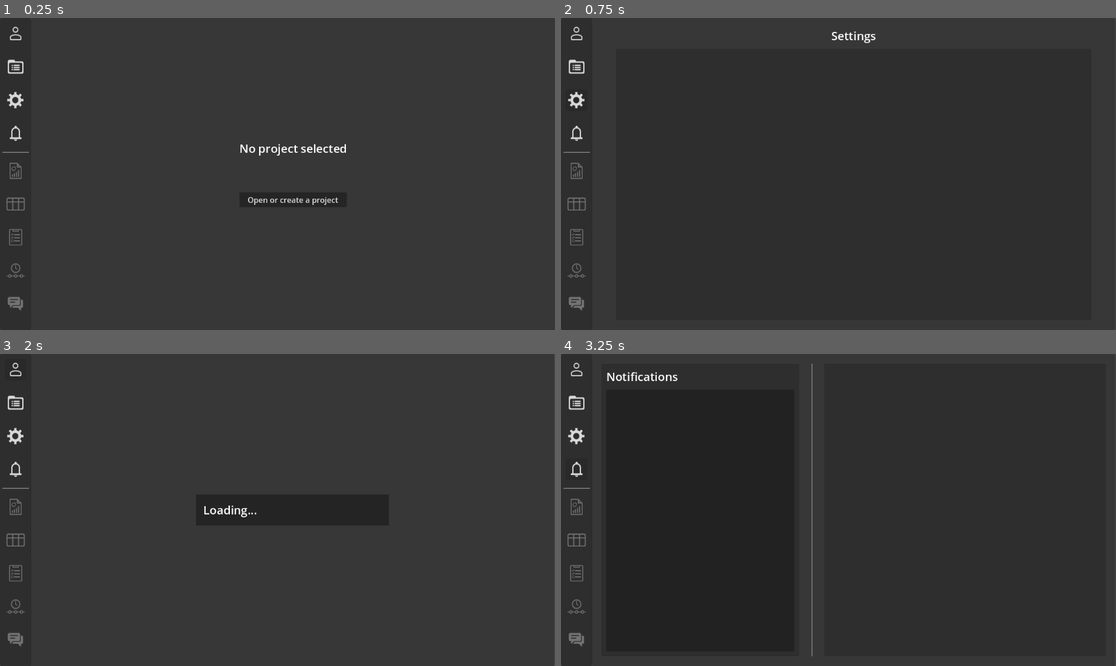
Above: before the commit, frames 1-4 (two rows, left to right).
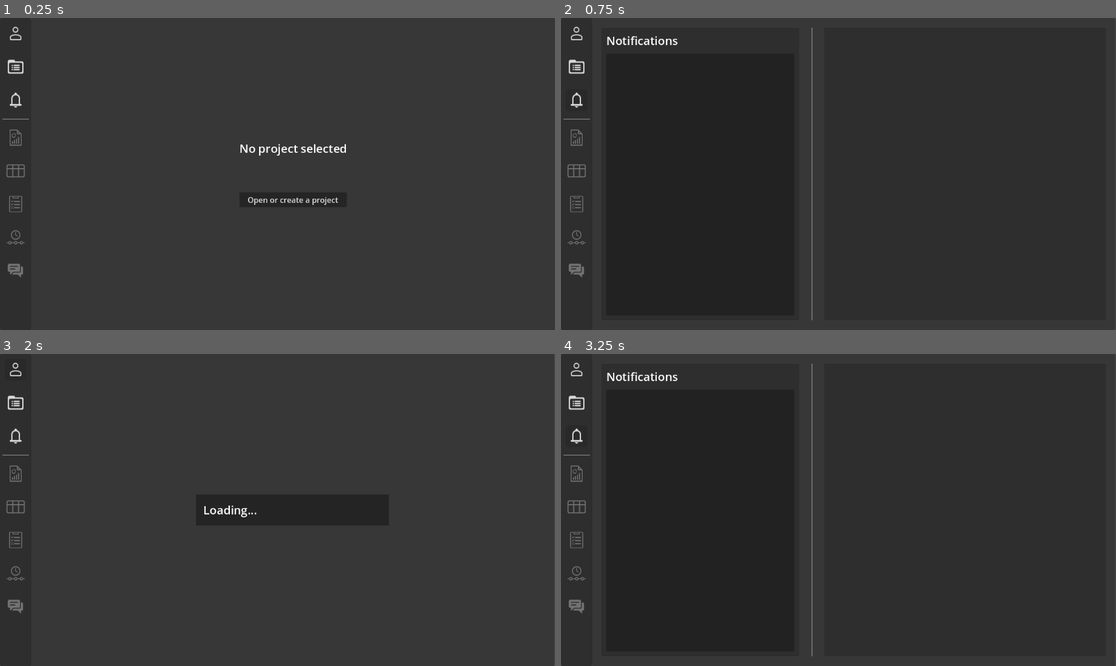
Above: after the commit, the same moments.

Repository: Z1HEd/ProjectManager
Game: Godot game, scene res://Scenes/Screens/MainMenu.tscn
The game is run twice, just before and just after one commit, with the same random seed, the same clock (stepped at 60 frames per second) and the same inputs. This scene is started directly instead of the project's main scene.
Inputs (mouse positions are in pixels of both pictures, inside the frame that each line leads up to; where the layout moved, square brackets give the same spot in the first picture):
- Up to frame 1 (0.25 s): no input
- Up to frame 2 (0.75 s): click (577, 99) at 0.52 s
- Up to frame 3 (2 s): click (16, 369) at 1.25 s
- Up to frame 4 (3.25 s): click (577, 403) at 2 s; click (577, 435) [577, 469] at 2.75 s

The runs differ from the first frame. In frame 1, 0.6% of the frame differs, in the area x 0-6%, y 23-94%; in frame 2, 1.1%, in the area x 0-57%, y 3-97%; in frame 3, 0.6%; in frame 4, 0.6%.
Error in both runs: Invalid access to property or key 'on_fail' on a base object of type 'Dictionary'. (res://Scripts/Singletons/FirebaseManager.gd:52)

Commit message:
role change/kick notifications

Diff:
--- a/Scenes/Screens/MainMenu.tscn
+++ b/Scenes/Screens/MainMenu.tscn
@@ -10,7 +10,6 @@
 [ext_resource type="PackedScene" uid="uid://2ekwb5hb6y03" path="res://Scenes/Tabs/UserProfile.tscn" id="8_lvwqe"]
 [ext_resource type="PackedScene" uid="uid://biih5ep85lxbm" path="res://Scenes/Tabs/TaskList.tscn" id="9_4dij5"]
 [ext_resource type="PackedScene" uid="uid://be2eddut3my3o" path="res://Scenes/Tabs/Overview.tscn" id="10_kpgju"]
-[ext_resource type="PackedScene" uid="uid://cs7q0aknfj3xt" path="res://Scenes/Tabs/Settings.tscn" id="11_kpgju"]
 [ext_resource type="PackedScene" uid="uid://iuqpwkl2il1q" path="res://Scenes/Tabs/CreateProject.tscn" id="12_3oy6j"]
 [ext_resource type="PackedScene" uid="uid://c7gxr345rrlex" path="res://Scenes/Tabs/Notifications.tscn" id="13_cc4ve"]
 
@@ -44,10 +43,6 @@
 tab = NodePath("../../../../TabArea/UnactiveTabs/ProjectsList")
 menu = NodePath("../../../../..")
 
-[node name="Settings" parent="HBoxContainer/Dashboard/VBoxContainer/MarginContainer3" index="0" node_paths=PackedStringArray("tab", "menu")]
-tab = NodePath("../../../../TabArea/UnactiveTabs/Settings")
-menu = NodePath("../../../../..")
-
 [node name="Notifications" parent="HBoxContainer/Dashboard/VBoxContainer/MarginContainer9" index="0" node_paths=PackedStringArray("tab", "menu")]
 tab = NodePath("../../../../TabArea/UnactiveTabs/Notifications")
 menu = NodePath("../../../../..")
@@ -64,8 +59,7 @@
 tab = NodePath("../../../../TabArea/UnactiveTabs/TaskList")
 menu = NodePath("../../../../..")
 
-[node name="Timeline" parent="HBoxContainer/Dashboard/VBoxContainer/MarginContainer7" index="0" node_paths=PackedStringArray("tab", "menu")]
-tab = NodePath("../../../../TabArea/UnactiveTabs/Timeline")
+[node name="Timeline" parent="HBoxContainer/Dashboard/VBoxContainer/MarginContainer7" index="0" node_paths=PackedStringArray("menu")]
 menu = NodePath("../../../../..")
 
 [node name="Chat" parent="HBoxContainer/Dashboard/VBoxContainer/MarginContainer8" index="0" node_paths=PackedStringArray("tab", "menu")]
@@ -86,10 +80,11 @@
 grow_vertical = 2
 size_flags_horizontal = 3
 
-[node name="ChooseProject" parent="HBoxContainer/TabArea/ActiveTab" instance=ExtResource("2_f35bi")]
+[node name="NoProjectSelected" parent="HBoxContainer/TabArea/ActiveTab" instance=ExtResource("2_f35bi")]
+unique_name_in_owner = true
 layout_mode = 1
 
-[node name="OpenProject" parent="HBoxContainer/TabArea/ActiveTab/ChooseProject/CenterContainer/VBoxContainer" index="1" node_paths=PackedStringArray("tab", "menu")]
+[node name="OpenProject" parent="HBoxContainer/TabArea/ActiveTab/NoProjectSelected/CenterContainer/VBoxContainer" index="1" node_paths=PackedStringArray("tab", "menu")]
 tab = NodePath("../../../../../UnactiveTabs/ProjectsList")
 menu = NodePath("../../../../../../..")
 
@@ -106,7 +101,6 @@
 grow_vertical = 2
 
 [node name="ProjectsList" parent="HBoxContainer/TabArea/UnactiveTabs" instance=ExtResource("4_f35bi")]
-unique_name_in_owner = true
 layout_mode = 1
 offset_left = 1.0
 offset_right = 1.0
@@ -123,6 +117,7 @@
 
 [node name="Timeline" parent="HBoxContainer/TabArea/UnactiveTabs" instance=ExtResource("7_lvwqe")]
 layout_mode = 1
+script = null
 
 [node name="UserProfile" parent="HBoxContainer/TabArea/UnactiveTabs" instance=ExtResource("8_lvwqe")]
 layout_mode = 1
@@ -132,9 +127,6 @@
 
 [node name="Summary" parent="HBoxContainer/TabArea/UnactiveTabs" instance=ExtResource("10_kpgju")]
 unique_name_in_owner = true
-layout_mode = 1
-
-[node name="Settings" parent="HBoxContainer/TabArea/UnactiveTabs" instance=ExtResource("11_kpgju")]
 layout_mode = 1
 
 [node name="CreateProject" parent="HBoxContainer/TabArea/UnactiveTabs" node_paths=PackedStringArray("summary_tab") instance=ExtResource("12_3oy6j")]
@@ -149,6 +141,6 @@
 layout_mode = 1
 
 [editable path="HBoxContainer/Dashboard"]
-[editable path="HBoxContainer/TabArea/ActiveTab/ChooseProject"]
+[editable path="HBoxContainer/TabArea/ActiveTab/NoProjectSelected"]
 [editable path="HBoxContainer/TabArea/UnactiveTabs/ProjectsList"]
 [editable path="HBoxContainer/TabArea/UnactiveTabs/CreateProject"]
--- a/Scenes/Tabs/Dashboard.tscn
+++ b/Scenes/Tabs/Dashboard.tscn
@@ -6,7 +6,6 @@
 [ext_resource type="Script" uid="uid://b8cyv5tgcxrhb" path="res://Scripts/UIElements/NavigationButton.gd" id="3_cvu0e"]
 [ext_resource type="Texture2D" uid="uid://fxqmbvhbgx1d" path="res://Assets/Icons/UnreadNotifications.png" id="3_wokev"]
 [ext_resource type="Texture2D" uid="uid://4qye4a5atpqs" path="res://Assets/Icons/Project List.png" id="4_eqll0"]
-[ext_resource type="Texture2D" uid="uid://br8rkbtn1g5gs" path="res://Assets/Icons/Settings.png" id="5_einoq"]
 [ext_resource type="Texture2D" uid="uid://blwo5hcwjjkh3" path="res://Assets/Icons/Summary.png" id="6_posp1"]
 [ext_resource type="Texture2D" uid="uid://dcgbs3l8brgoe" path="res://Assets/Icons/Board.png" id="7_eqll0"]
 [ext_resource type="Texture2D" uid="uid://tmdvw2n1ny2m" path="res://Assets/Icons/Notifications.png" id="7_kqgw7"]
@@ -88,23 +87,6 @@
 script = ExtResource("3_cvu0e")
 metadata/_custom_type_script = "uid://b8cyv5tgcxrhb"
 
-[node name="MarginContainer3" type="MarginContainer" parent="VBoxContainer"]
-layout_mode = 2
-theme_override_constants/margin_left = 10
-theme_override_constants/margin_top = 10
-theme_override_constants/margin_right = 10
-theme_override_constants/margin_bottom = 10
-
-[node name="Settings" type="Button" parent="VBoxContainer/MarginContainer3"]
-custom_minimum_size = Vector2(45, 45)
-layout_mode = 2
-theme = ExtResource("1_djewf")
-theme_type_variation = &"TransparentButton"
-icon = ExtResource("5_einoq")
-expand_icon = true
-script = ExtResource("3_cvu0e")
-metadata/_custom_type_script = "uid://b8cyv5tgcxrhb"
-
 [node name="MarginContainer9" type="MarginContainer" parent="VBoxContainer"]
 layout_mode = 2
 theme_override_constants/margin_left = 10
--- a/Scenes/Tabs/NoProjectSelected.tscn
+++ b/Scenes/Tabs/NoProjectSelected.tscn
@@ -1,6 +1,6 @@
 [gd_scene load_steps=4 format=3 uid="uid://br1sagcs4olx7"]
 
-[ext_resource type="Script" uid="uid://jjgyrpflaa31" path="res://Scripts/Controllers/Tab.gd" id="1_ftv3i"]
+[ext_resource type="Script" uid="uid://l0u7ucfcaevm" path="res://Scripts/Controllers/NoProjectSelectedController.gd" id="1_ftv3i"]
 [ext_resource type="Theme" uid="uid://b5c65h2sk3h6q" path="res://Resources/BaseTheme.tres" id="1_opnq4"]
 [ext_resource type="Script" uid="uid://b8cyv5tgcxrhb" path="res://Scripts/UIElements/NavigationButton.gd" id="2_b3lh5"]
 
@@ -14,7 +14,6 @@
 size_flags_horizontal = 3
 size_flags_vertical = 3
 script = ExtResource("1_ftv3i")
-metadata/_custom_type_script = "uid://jjgyrpflaa31"
 
 [node name="Panel" type="Panel" parent="."]
 layout_mode = 1
--- a/Scenes/Tabs/Overview.tscn
+++ b/Scenes/Tabs/Overview.tscn
@@ -1,8 +1,7 @@
-[gd_scene load_steps=14 format=3 uid="uid://be2eddut3my3o"]
+[gd_scene load_steps=13 format=3 uid="uid://be2eddut3my3o"]
 
 [ext_resource type="Theme" uid="uid://b5c65h2sk3h6q" path="res://Resources/BaseTheme.tres" id="1_ldptw"]
 [ext_resource type="Script" uid="uid://dokg8nckqdweu" path="res://Scripts/Controllers/ProjectOverviewController.gd" id="2_jc0vq"]
-[ext_resource type="Texture2D" uid="uid://djjvnfdhjc7hh" path="res://Assets/Icons/Refresh.png" id="3_jc0vq"]
 [ext_resource type="PackedScene" uid="uid://dpfndmvh84h6s" path="res://Scenes/Elements/ProjectMember.tscn" id="4_fbbme"]
 [ext_resource type="Texture2D" uid="uid://c6dwxp5ds04we" path="res://Assets/Icons/Leave.png" id="5_kvoca"]
 [ext_resource type="Texture2D" uid="uid://cker0pjkpktwo" path="res://Assets/Icons/Add.png" id="5_lrxk1"]
@@ -82,15 +81,6 @@
 size_flags_horizontal = 3
 theme = ExtResource("1_ldptw")
 text = "Project Name"
-
-[node name="RefreshButton" type="Button" parent="MarginContainer/VBoxContainer/HFlowContainer/MarginContainer/PanelContainer/MarginContainer/VBoxContainer/HBoxContainer"]
-unique_name_in_owner = true
-custom_minimum_size = Vector2(32, 32)
-layout_mode = 2
-size_flags_vertical = 4
-theme_type_variation = &"TransparentButton"
-icon = ExtResource("3_jc0vq")
-expand_icon = true
 
 [node name="LeaveButton" type="Button" parent="MarginContainer/VBoxContainer/HFlowContainer/MarginContainer/PanelContainer/MarginContainer/VBoxContainer/HBoxContainer"]
 unique_name_in_owner = true
@@ -194,7 +184,6 @@
 visible = false
 layout_mode = 1
 
-[connection signal="pressed" from="MarginContainer/VBoxContainer/HFlowContainer/MarginContainer/PanelContainer/MarginContainer/VBoxContainer/HBoxContainer/RefreshButton" to="." method="refresh_project"]
 [connection signal="pressed" from="MarginContainer/VBoxContainer/HFlowContainer/MarginContainer/PanelContainer/MarginContainer/VBoxContainer/HBoxContainer/LeaveButton" to="." method="_on_leave_button_pressed"]
 [connection signal="pressed" from="MarginContainer/VBoxContainer/HFlowContainer/MarginContainer/PanelContainer/MarginContainer/VBoxContainer/HBoxContainer/EditButton" to="." method="_on_edit_button_pressed"]
 [connection signal="pressed" from="MarginContainer/VBoxContainer/HFlowContainer/MarginContainer/PanelContainer/MarginContainer/VBoxContainer/HBoxContainer/DeleteButton" to="." method="_on_delete_button_pressed"]
--- a/Scenes/Tabs/Timeline.tscn
+++ b/Scenes/Tabs/Timeline.tscn
@@ -1,7 +1,7 @@
 [gd_scene load_steps=3 format=3 uid="uid://bvp4cflag0k2x"]
 
 [ext_resource type="Theme" uid="uid://b5c65h2sk3h6q" path="res://Resources/BaseTheme.tres" id="1_l3tej"]
-[ext_resource type="Script" uid="uid://jjgyrpflaa31" path="res://Scripts/Controllers/Tab.gd" id="2_3igi8"]
+[ext_resource type="Script" uid="uid://caxno34rcrq24" path="res://Scripts/Controllers/TimelineController.gd" id="2_3igi8"]
 
 [node name="Timeline" type="Control"]
 layout_mode = 3
@@ -12,7 +12,6 @@
 grow_vertical = 2
 theme = ExtResource("1_l3tej")
 script = ExtResource("2_3igi8")
-metadata/_custom_type_script = "uid://jjgyrpflaa31"
 
 [node name="Panel" type="Panel" parent="."]
 layout_mode = 1
--- a/Scripts/Controllers/ChatController.gd
+++ b/Scripts/Controllers/ChatController.gd
@@ -14,12 +14,14 @@
 var newest_date: String
 var _connected_vb : VScrollBar = null
 var message_ids := []
+var user_role := ""
 
 const SCROLL_TOLERANCE := 10
 
 func open():
 	no_messages_text.text = "Loading..."
 	message_input_panel.visible = Project.user_role != "viewer"
+	user_role = Project.user_role
 
 	for child in messages_container.get_children():
 		child.queue_free()
@@ -51,6 +53,10 @@
 
 func close():
 	ChatService.stop_listening(Project.pid)
+
+func on_project_updated():
+	if Project.user_role != user_role:
+		open()
 
 func append_messages(arr:Array, from_top := false):
 	var sb = scroll.get_v_scroll_bar()
--- a/Scripts/Controllers/CreateProjectController.gd
+++ b/Scripts/Controllers/CreateProjectController.gd
@@ -7,13 +7,8 @@
 
 @export var summary_tab : Tab
 
-func _on_create_success(project_id : String):
-	create_button.disabled = false
-	Project.pid = project_id
-	cancel_button.menu.open_tab(summary_tab)
-
-func _on_create_fail(_err_msg: String):
-	create_button.disabled = false
+func open():pass
+func close():pass
 
 func _on_create_project_button_pressed() -> void:
 	var project_name = name_input.text.strip_edges()
@@ -24,6 +19,13 @@
 
 	create_button.disabled = true
 
+	var _on_create_success = func(project_id : String):
+		create_button.disabled = false
+		Project.set_project(project_id)
+
+	var _on_create_fail = func(_err_msg: String):
+		create_button.disabled = false
+
 	ProjectService.create_project(project_name,
 			description,
 			_on_create_success,
--- a/Scripts/Controllers/KanbanController.gd
+++ b/Scripts/Controllers/KanbanController.gd
@@ -14,8 +14,10 @@
 var tasks_data := {}
 var tasks_controls := {}  # map id -> Control
 var latest_updated_at :=0
+var user_role := ""
 
 func open():
+	user_role = Project.user_role
 
 	for child in to_do_container.get_children():
 		child.queue_free()
@@ -38,6 +40,10 @@
 func close():
 	TaskService.stop_listening(Project.pid)
 
+func on_project_updated():
+	if Project.user_role != user_role:
+		open()
+
 func update_task_data(updated: Dictionary):
 	for task_id in updated.keys():
 		var patch = updated[task_id]
@@ -55,7 +61,6 @@
 				latest_updated_at = task_updated_at
 
 		update_task_control(task_id)
-
 
 func update_task_control(id:String):
 
--- a/Scripts/Controllers/MainMenuController.gd
+++ b/Scripts/Controllers/MainMenuController.gd
@@ -5,7 +5,7 @@
 @onready var active_tab = %ActiveTab
 @onready var unactive_tabs = %UnactiveTabs
 @onready var summary_tab : Tab = %Summary
-@onready var projects_list_tab : Tab = %ProjectsList
+@onready var no_projects_selected_tab : Tab = %NoProjectSelected
 
 func _ready():
 
@@ -15,10 +15,15 @@
 
 	var _on_project_closed = func():
 		dashboard.set_project_buttons_enabled(false)
-		open_tab(projects_list_tab)
+		open_tab(no_projects_selected_tab)
+
+	var _on_project_updated = func():
+
+		active_tab.get_child(0).on_project_updated()
 
 	Project.project_opened.connect(_on_project_opened)
 	Project.project_closed.connect(_on_project_closed)
+	Project.project_updated.connect(_on_project_updated)
 
 func open_tab(tab:Tab)->void:
 	if active_tab.get_child_count() ==0:
--- /dev/null
+++ b/Scripts/Controllers/NoProjectSelectedController.gd
@@ -0,0 +1,4 @@
+extends Tab
+
+func open(): pass
+func close(): pass
--- a/Scripts/Controllers/NotificationsController.gd
+++ b/Scripts/Controllers/NotificationsController.gd
@@ -20,7 +20,7 @@
 	selected_id = -1
 	_reset_notification_details()
 
-	for _notification in Notifications.list: #underscore to make warning go away
+	for _notification in Notifications.list:
 		item_list.add_item(_notification["title"])
 
 func _on_notifications_list_item_selected(index: int) -> void:
@@ -31,25 +31,13 @@
 	decline_button.visible = Notifications.list[index]["type"] == "project_invite"
 	accept_button.visible = true
 
-
 func _on_accept_button_pressed() -> void:
-	if selected_id == -1:
-		push_error("Shouldnt have been able to press decline button!")
-		return
-
 	if Notifications.list[selected_id]["type"] == "project_invite":
 		_accept_invite()
 
-
 func _on_decline_button_pressed() -> void:
-	if selected_id == -1 or \
-			Notifications.list[selected_id]["type"] != "project_invite":
-		push_error("Shouldnt have been able to press decline button!")
-		return
-
 	if Notifications.list[selected_id]["type"] == "project_invite":
 		_decline_invite()
-
 
 func _accept_invite():
 	accept_button.disabled = true
--- a/Scripts/Controllers/ProfileController.gd
+++ b/Scripts/Controllers/ProfileController.gd
@@ -42,9 +42,12 @@
 
 	UserService.get_user(Session.uid,on_success)
 
+func close(): pass
+
 func _on_sign_out_button_pressed() -> void:
 
 	var _on_confirm = func():
+		Project.clear()
 		Session.clear()
 		get_tree().change_scene_to_file("res://Scenes/Screens/WelcomeScreen.tscn")
 
--- a/Scripts/Controllers/ProjectOverviewController.gd
+++ b/Scripts/Controllers/ProjectOverviewController.gd
@@ -4,7 +4,6 @@
 @onready var project_name = %ProjectName
 @onready var project_description = %ProjectDescription
 
-@onready var refresh_button = %RefreshButton
 @onready var leave_project_button = %LeaveButton
 @onready var edit_project_button = %EditButton
 @onready var delete_project_button = %DeleteButton
@@ -19,35 +18,16 @@
 @export var member_control_prefab = \
 		preload("res://Scenes/Elements/ProjectMember.tscn")
 
-func open():
-	refresh_project()
+func open(): pass
 
-var pid
-func refresh_project():
-	refresh_button.disabled = true
-	leave_project_button.visible = false
-	edit_project_button.visible = false
-	delete_project_button.visible = false
-	add_member_button.visible = false
-	project_name.text = "Loading..."
-	project_description.text = ""
+func close(): pass
 
-	for old_member in members_list.get_children():
-		old_member.queue_free()
-
-	pid = Project.pid
-
-	var _on_success = func(project_dict : Dictionary):
-		Project.set_data(project_dict)
-		update_project_data()
-		refresh_button.disabled = false
-
-	var _on_fail = func(_err_msg):
-		refresh_button.disabled = false
-
-	ProjectService.get_project(pid,_on_success,_on_fail)
+func on_project_updated():
+	update_project_data()
 
 func update_project_data():
+	for member in members_list.get_children():
+		member.queue_free()
 
 	project_name.text = Project.project_name
 	project_description.text = Project.project_description
@@ -115,7 +95,6 @@
 		if role == current_role:
 			return
 		ProjectService.set_role(Project.pid,uid,role,func(_res):pass,func(err):print(err))
-		refresh_project()
 
 	option_popup.set_info("Change role for %s?"%_name,
 		(
@@ -135,7 +114,6 @@
 	var _on_confirm = func():
 		ProjectService.remove_member(Project.pid,uid)
 		Project.members.erase(uid)
-		refresh_project()
 
 	confirm_action_popup.set_info("Kick %s?"%_name,
 		"This action will remove them from project.\n"+
@@ -146,7 +124,6 @@
 func _on_transfer_ownership_pressed(uid:String,_name:String):
 	var _on_confirm = func():
 		ProjectService.transfer_ownership(Project.pid,Session.uid,uid)
-		refresh_project()
 
 	confirm_critical_popup.set_info("Transfering ownership",
 			"This will make %s a new owner of the project.\n"%_name+
--- a/Scripts/Controllers/ProjectsListController.gd
+++ b/Scripts/Controllers/ProjectsListController.gd
@@ -14,6 +14,8 @@
 
 func open():
 	refresh_projects()
+
+func close(): pass
 
 func refresh_projects():
 	item_list.clear()
--- a/Scripts/Controllers/Tab.gd
+++ b/Scripts/Controllers/Tab.gd
@@ -1,8 +1,12 @@
+@abstract
 extends Control
 class_name Tab
 
-func open():
+@abstract
+func open()
+
+@abstract
+func close()
+
+func on_project_updated():
 	pass
-
-func close():
-	pass
--- a/Scripts/Controllers/TasksListController.gd
+++ b/Scripts/Controllers/TasksListController.gd
@@ -67,6 +67,10 @@
 	tasks_table.set_data([])
 	TaskService.stop_listening(Project.pid)
 
+func on_project_updated():
+	create_task_button.visible = Project.user_role == "owner" ||\
+			Project.user_role == "manager"
+
 func update_task_data(updated: Dictionary):
 	for task_id in updated.keys():
 		var patch = updated[task_id]
--- /dev/null
+++ b/Scripts/Controllers/TimelineController.gd
@@ -0,0 +1,7 @@
+extends Tab
+
+func open():
+	pass
+
+func close():
+	pass
--- a/Scripts/Services/ProjectService.gd
+++ b/Scripts/Services/ProjectService.gd
@@ -3,7 +3,10 @@
 
 # Note: users have a list of ids and roles of projects they are in
 # to speed up project list lookup.
-# no project delete if failed to write to users- this is not crucial.
+# no project delete if failed to write to users - this is not critical.
+
+# pid -> listener_id mapping
+static var _listeners := {}
 
 static func create_project(
 		project_name: String,
@@ -225,3 +228,59 @@
 			["Content-Type: application/json"],
 			on_success,
 			_on_fail)
+
+static func start_listening(
+	pid: String,
+	on_update := func(_res):pass,
+	on_fail := func(_err):pass) -> void:
+
+	if _listeners.has(pid):
+		return
+
+	var full_url = "%s/projects/%s.json?auth=" % \
+		[ Firebase.project_db_url, pid]
+
+	var _on_project_update = _on_update.bind(on_update)
+
+	var _on_fail = func(err_msg:String):
+		_listeners.erase(pid)
+		on_fail.call(err_msg)
+
+	var listener_id = Streaming.start_listener(full_url, _on_project_update, _on_fail)
+
+	_listeners[pid] = listener_id
+
+static func stop_listening(pid: String) -> void:
+	if not _listeners.has(pid):
+		return
+	var id = _listeners[pid]
+	Streaming.stop_listener(id)
+	_listeners.erase(pid)
+
+static func _on_update(parsed, on_project_update: Callable) -> void:
+	var path : String = parsed["path"]
+	var payload = parsed["data"]
+
+	var out := {}
+
+	if path == "/":
+		if payload == null:
+			out = {}
+		elif payload is Dictionary:
+			out = payload
+	else:
+		var child_path = path.lstrip("/")
+		var parts = child_path.split("/")
+		var nested := {}
+		var cur = nested
+		for i in range(parts.size()):
+			var p = parts[i]
+			if i == parts.size() - 1:
+				cur[p] = payload
+			else:
+				cur[p] = {}
+				cur = cur[p]
+		out = nested
+
+	if out.size() > 0:
+		on_project_update.call(out)
--- a/Scripts/Singletons/FirebaseManager.gd
+++ b/Scripts/Singletons/FirebaseManager.gd
@@ -127,7 +127,6 @@
 
 	if body_text == "null":
 		return null
-
 	var raw = JSON.parse_string(body_text)
 
 	if raw is Dictionary:
--- a/Scripts/Singletons/ProjectManager.gd
+++ b/Scripts/Singletons/ProjectManager.gd
@@ -19,24 +19,59 @@
 func set_project(uid: String):
 	if uid=="":
 		push_error("Tried setting project with empty uid!")
+	if pid == uid:
+		return
+	if pid != "":
+		ProjectService.stop_listening(pid)
 	pid = uid
 	is_open = true
+	var on_error = func(msg):
+		if msg == "cancel":
+			AppNotifications.call_deferred("push",
+					"You have been removed from the current project")
+		else:
+			AppNotifications.call_deferred("push",
+					"Streaming error:\n%s"%msg)
+		clear()
+	ProjectService.start_listening(pid,update_data,on_error)
 	project_opened.emit()
 
-func set_data(dict : Dictionary):
-	project_name = dict.get("name")
-	project_description = dict.get("description")
-	creation_date = dict.get("creationDate")
-	project_owner = dict.get("owner")
-	members = dict.get("members")
-	user_role = members.get(Session.uid)
+func update_data(dict:Dictionary):
+	project_name = dict.get("name",project_name)
+	project_description = dict.get("description",project_description)
+	creation_date = dict.get("creationDate",creation_date)
+	project_owner = dict.get("owner",project_owner)
+
+	var members_update : Dictionary = dict.get("members",{})
+	for member in members_update.keys():
+		if members_update[member] == null:
+			members.erase(member)
+			return
+		members[member] = members_update[member]
+
+	var prev_role = user_role
+	user_role = members.get(Session.uid,"")
+	if user_role == "":
+		AppNotifications.push("You have been removed from the current project")
+		return clear()
+	if prev_role != "" and prev_role != user_role:
+		AppNotifications.push("Your role in this project has been changed to:\n"+
+				Project.user_role)
+
+	project_updated.emit()
+
+func set_members_data(dict : Dictionary):
+	members = dict
 
 	project_updated.emit()
 
 func clear():
+	if pid!="":
+		ProjectService.stop_listening(pid)
+		pid = ""
+
 	project_name = ""
 	project_description = ""
-	pid = ""
 	creation_date = 0.0
 	project_owner = ""
 	user_role = ""
@@ -48,12 +83,16 @@
 	if members.size() ==0:
 		return
 
+	# one on_fail for all users but seperate on_success because
+	# on_success depends on each user's uid, and on_fail doesnt
+	var on_fail = func(err:String):
+		AppNotifications.push("Failed to get user displayed name:\n%s"%err)
+
 	for uid in members:
-
 		var on_success = func(_name:String):
 			members_names[uid] = _name
 
-		UserService.get_display_name(uid,on_success,func(err):print(err))
+		UserService.get_display_name(uid,on_success,on_fail)
 
 func get_member_name(uid:String)->String:
 	if uid == "": return ""
--- a/Scripts/Singletons/StreamingManager.gd
+++ b/Scripts/Singletons/StreamingManager.gd
@@ -131,6 +131,7 @@
 					_process_sse_block(listener_id, block)
 
 		if client.get_status() == HTTPClient.STATUS_DISCONNECTED:
+			print("disconnected")
 			call_deferred("_call_error", listener_id, "disconnected")
 			break
 
@@ -152,6 +153,11 @@
 			var tmp2 = l.substr(5)
 			data_lines.append(tmp2)
 
+	if event_type=="cancel":
+		print("cancelled")
+		_call_error(listener_id, "cancel")
+		return
+
 	var data_text = ""
 	if data_lines.size() > 0:
 		data_text = "\n".join(data_lines).strip_edges()
@@ -163,8 +169,6 @@
 	call_deferred("_deliver_sse_event", listener_id, event_type, parsed)
 
 func _deliver_sse_event(listener_id: int, event_type: String, parsed) -> void:
-	if not _listeners.has(listener_id):
-		return
 	var info = _listeners[listener_id]
 	var on_event: Callable = info.on_event
 	var on_error: Callable = info.on_error
@@ -182,5 +186,5 @@
 	if not _listeners.has(listener_id):
 		return
 	var on_error: Callable = _listeners[listener_id].on_error
-	on_error.call(message)
+	on_error.call_deferred(message)
 	_listeners[listener_id].stop_flag = true
Not shown: 1 places in Scenes/Screens/MainMenu.tscn that only renumber resources
Not shown: 1 places in Scenes/Tabs/Dashboard.tscn that only renumber resources
Not shown, added: Scripts/Controllers/NoProjectSelectedController.gd.uid
Not shown, added: Scripts/Controllers/TimelineController.gd.uid
Not shown, changed: export_presets.cfg
